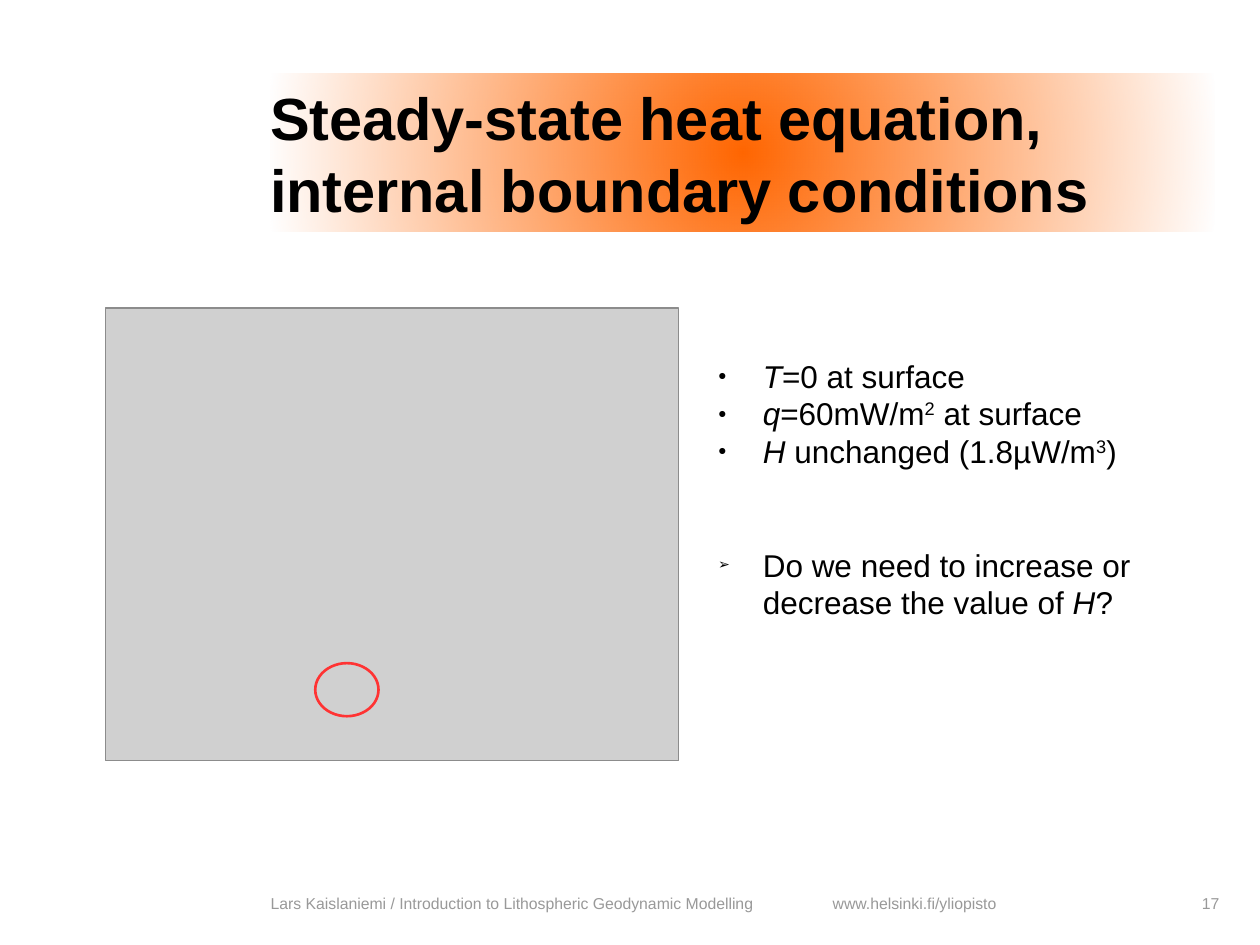
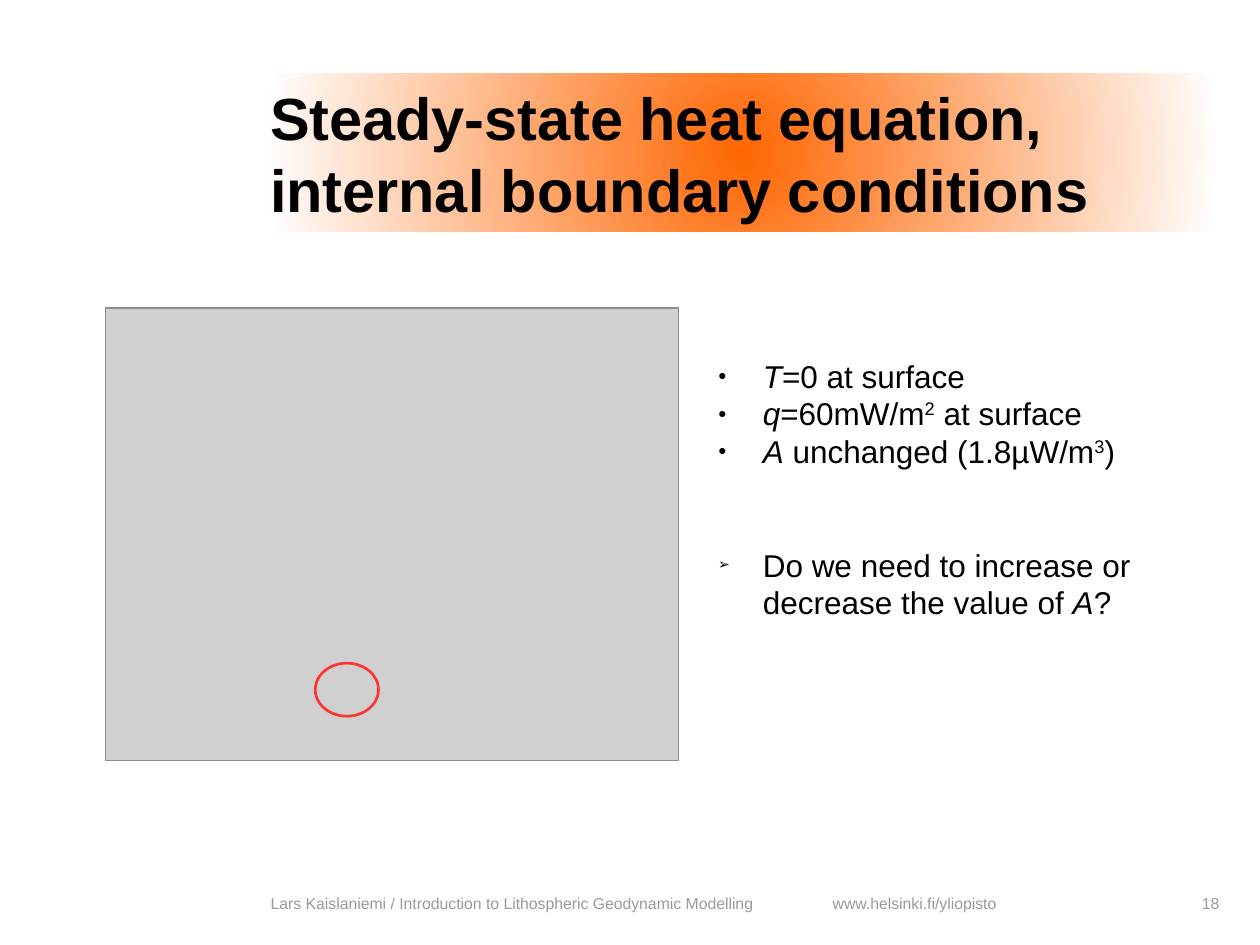
Before and after one commit to HUGG/NGWM2016-modelling-course, a slide deck: slide 18 of Lessons/03-Analytical-solutions-heat-transfer/heat_transfer_analytical.odp (slide 17 before the commit). Drawn at 1260x945 pixels with LibreOffice and Linux fonts; fonts in the diff are those of the drawing; grey boxes stand for pictures; background and template pictures are left out. Boxes give left, top, right and bottom in pixels: in the first picture for what was removed or moved away, otherwise in the second. Text is boxed around its words. In the diff, an @@ line names an element or a change of style, - is before the commit and + after.

```diff
--- a/Lessons/03-Analytical-solutions-heat-transfer/heat_transfer_analytical.odp
+++ b/Lessons/03-Analytical-solutions-heat-transfer/heat_transfer_analytical.odp
@@ text at (763, 440, 1130, 615): text changed @@
-  ● H unchanged (1.8µW/m3)
-  ➢ Do we need to increase or decrease the value of H?
+  ● A unchanged (1.8µW/m3)
+  ➢ Do we need to increase or decrease the value of A?
@@ page number at (1202, 898, 1220, 909): text changed @@
-17
+18
```
Also in this commit, not shown: 13 other slides changed, 8 slides added, 3 other files.
